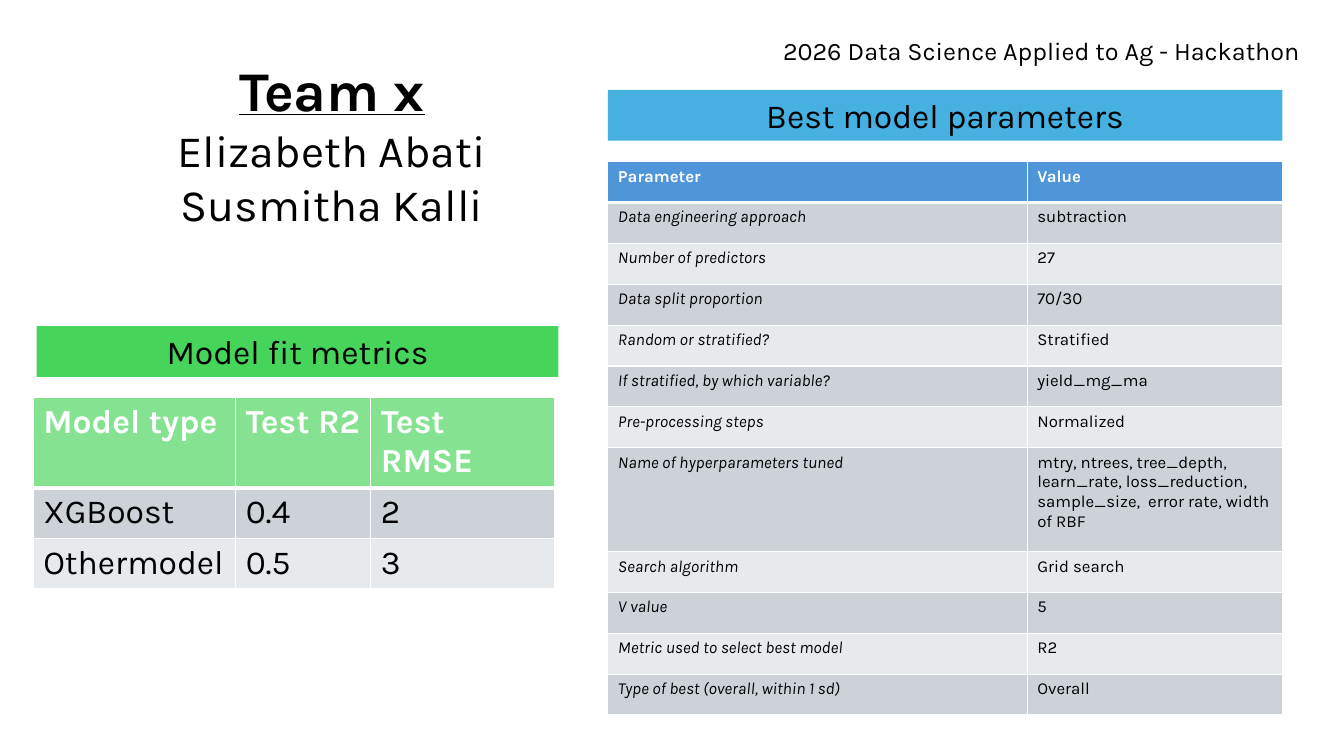
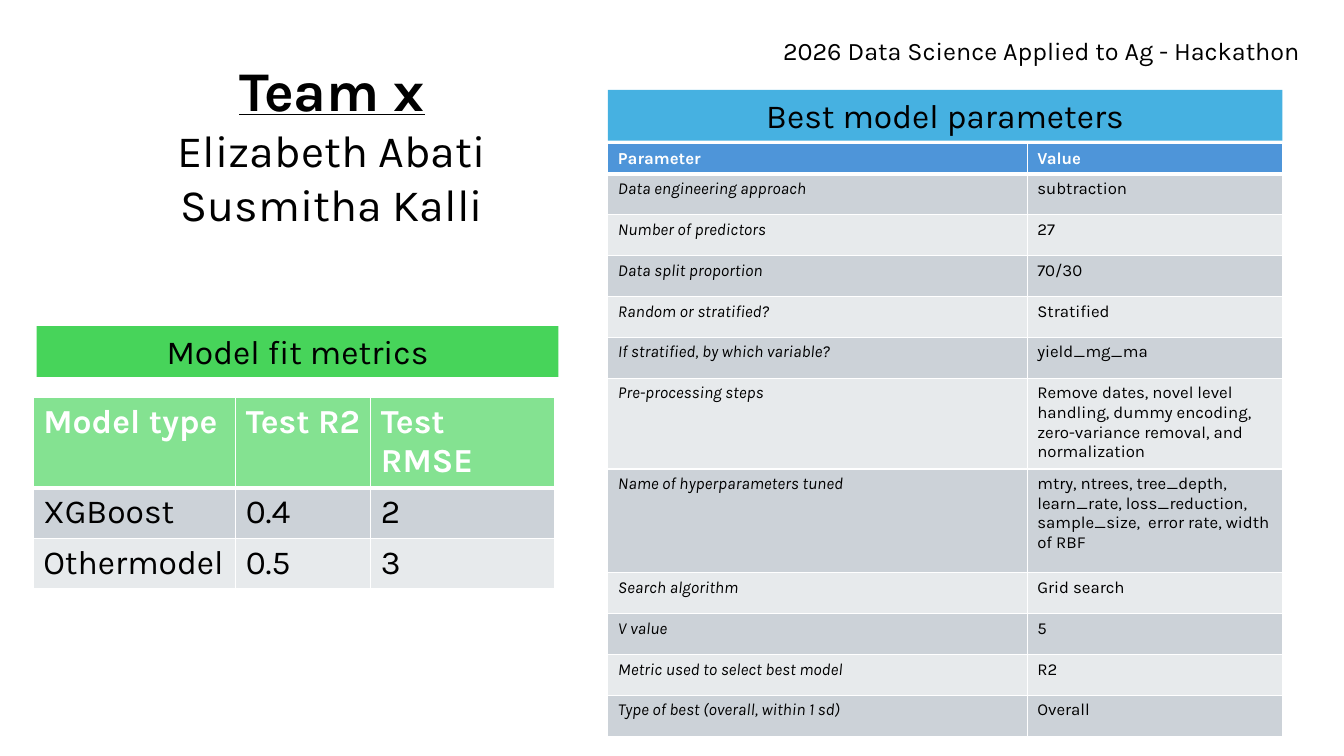
Before and after one commit to Susmitha1999/Final_Project, a slide deck: slide 1 of output/2026dsa_teamx.pptx. Drawn at 1344x756 pixels with LibreOffice and Linux fonts; fonts in the diff are those of the drawing. Boxes give left, top, right and bottom in pixels: in the first picture for what was removed or moved away, otherwise in the second. Text is boxed around its words. In the diff, an @@ line names an element or a change of style, - is before the commit and + after.

```diff
--- a/output/2026dsa_teamx.pptx
+++ b/output/2026dsa_teamx.pptx
@@ table at (x1=608, y1=143, x2=1282, y2=736) @@
-row 7, column 2: Normalized
+row 7, column 2: Remove dates, novel level handling, dummy encoding, zero-variance removal, and normalization
@@ table resized from (x1=608, y1=161, x2=1282, y2=715) to (x1=608, y1=143, x2=1282, y2=736) @@
```
Also in this commit, not shown: 2 other files.
